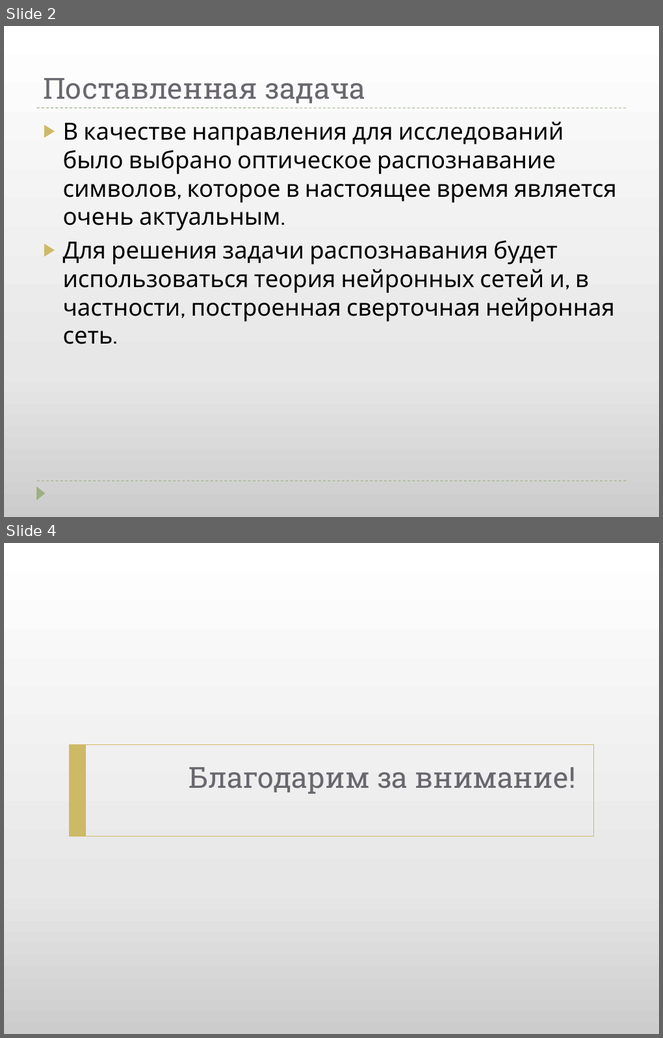
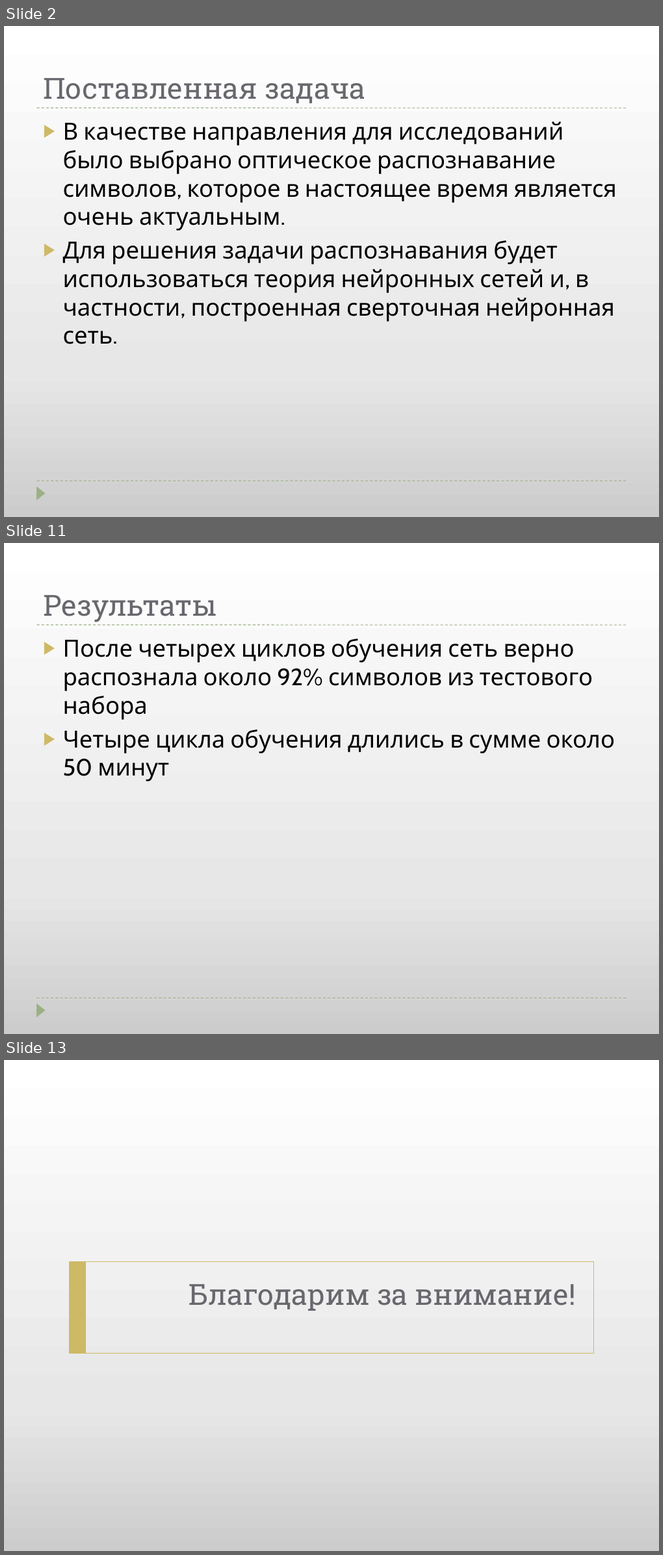
Before and after one commit to igor-kalashnikov/nebulous, a slide deck: Documentation/Project Presentation.pptx. Shown one above the other, each under a label of ours: slides 2 and 4 before the commit, slides 2, 11 and 13 after it; the slides between them are not shown. The pictures are 663x1038 and 663x1555 pixels, drawn with LibreOffice and Linux fonts; fonts in the diff are those of the drawing. Boxes give left, top, right and bottom in pixels: in the first picture for what was removed or moved away, otherwise in the second. Text is boxed around its words. In the diff, an @@ line names an element or a change of style, - is before the commit and + after.

```diff
--- a/Documentation/Project Presentation.pptx
+++ b/Documentation/Project Presentation.pptx
@@ slide 11 added at box(4, 543, 659, 1034), background gradient #CCCCCC to #E7E7E7 to #FFFFFF; not listed: 3 template elements that a slide beside it also shows @@
@@ title added at box(43, 595, 217, 622), 32 pt, text #69676D @@
+Результаты
@@ text added at box(63, 639, 615, 782), 26 pt, text #000000 @@
+▶ После четырех циклов обучения сеть верно распознала около 92% символов из тестового набора
+▶ Четыре цикла обучения длились в сумме около 50 минут
@@ what was slide 4 is now slide 13 @@
```
Also in this commit, not shown: 1 slide changed, 8 other slides added, 2 other files.
